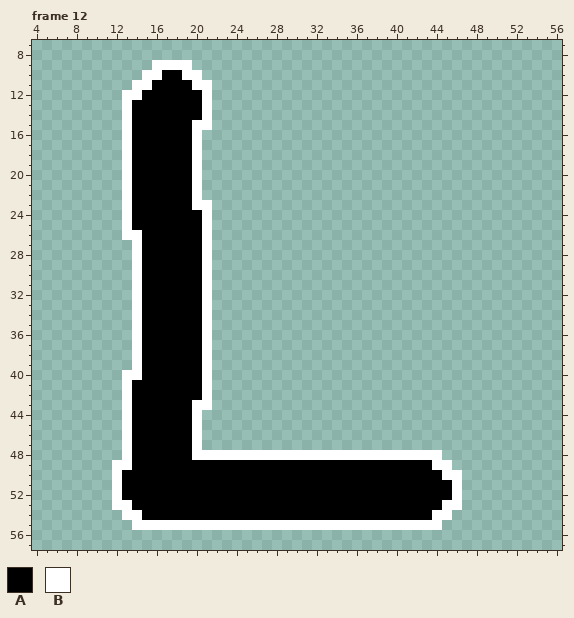
Edited in one commit: pixel-art file (LanturnGame/Resources/abc.aseprite). Above is the file before it was changed.
64x64 pixels, 26 frames. Shown: frame 12: x 4..56, y 7..57. The commit also changed other frames, which this record leaves out.
Palette (. is transparent): A #000000  B #ffffff
Pixels before, frame 12 (only the part around the change), first column x 4:
 7 .....................................................
 8 .....................................................
 9 ............BBBB.....................................
10 ...........BBAABB....................................
11 ..........BBAAAABB...................................
12 .........BBAAAAAAB...................................
13 .........BAAAAAAAB...................................
14 .........BAAAAAAAB...................................
15 .........BAAAAAABB...................................
16 .........BAAAAAAB....................................
17 .........BAAAAAAB....................................
18 .........BAAAAAAB....................................
19 .........BAAAAAAB....................................
20 .........BAAAAAAB....................................
21 .........BAAAAAAB....................................
22 .........BAAAAAAB....................................
23 .........BAAAAAABB...................................
24 .........BAAAAAAAB...................................
25 .........BAAAAAAAB...................................
26 .........BBAAAAAAB...................................
27 ..........BAAAAAAB...................................
28 ..........BAAAAAAB...................................
29 ..........BAAAAAAB...................................
30 ..........BAAAAAAB...................................
31 ..........BAAAAAAB...................................
32 ..........BAAAAAAB...................................
33 ..........BAAAAAAB...................................
34 ..........BAAAAAAB...................................
35 ..........BAAAAAAB...................................
36 ..........BAAAAAAB...................................
37 ..........BAAAAAAB...................................
38 ..........BAAAAAAB...................................
39 ..........BAAAAAAB...................................
40 .........BBAAAAAAB...................................
41 .........BAAAAAAAB...................................
42 .........BAAAAAAAB...................................
43 .........BAAAAAABB...................................
44 .........BAAAAAAB....................................
45 .........BAAAAAAB....................................
46 .........BAAAAAAB....................................
47 .........BAAAAAAB....................................
48 .........BAAAAAABBBBBBBBBBBBBBBBBBBBBBBBB............
49 ........BBAAAAAAAAAAAAAAAAAAAAAAAAAAAAAABB...........
50 ........BAAAAAAAAAAAAAAAAAAAAAAAAAAAAAAAABB..........
51 ........BAAAAAAAAAAAAAAAAAAAAAAAAAAAAAAAAAB..........
52 ........BAAAAAAAAAAAAAAAAAAAAAAAAAAAAAAAAAB..........
53 ........BBAAAAAAAAAAAAAAAAAAAAAAAAAAAAAAABB..........
54 .........BBAAAAAAAAAAAAAAAAAAAAAAAAAAAAABB...........
55 ..........BBBBBBBBBBBBBBBBBBBBBBBBBBBBBBB............
56 .....................................................
57 .....................................................
After:
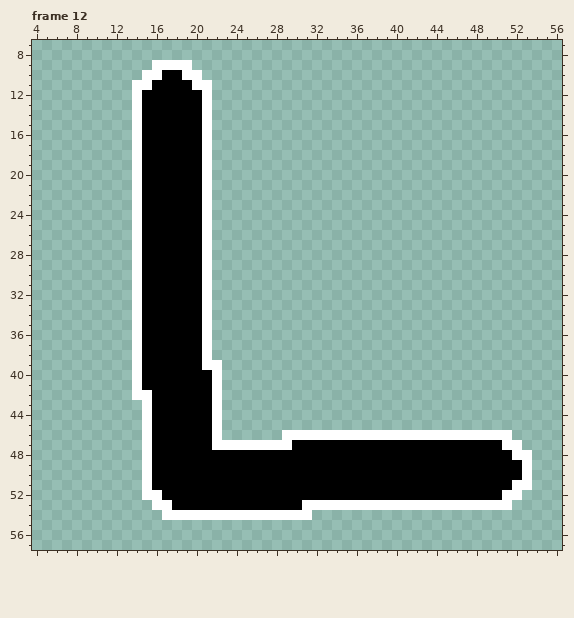
From old to new:
{"where": "frame 12"}
{"frame":12,"y":12,"x":13,"old":"B","new":"."}
{"frame":12,"y":13,"x":13,"old":"BA","new":".B"}
{"frame":12,"y":14,"x":13,"old":"BA","new":".B"}
{"frame":12,"y":15,"x":13,"old":"BA","new":".B"}
{"frame":12,"y":15,"x":20,"old":"B","new":"A"}
{"frame":12,"y":16,"x":13,"old":"BA","new":".B"}
{"frame":12,"y":16,"x":20,"old":"B.","new":"AB"}
{"frame":12,"y":17,"x":13,"old":"BA","new":".B"}
{"frame":12,"y":17,"x":20,"old":"B.","new":"AB"}
{"frame":12,"y":18,"x":13,"old":"BA","new":".B"}
{"frame":12,"y":18,"x":20,"old":"B.","new":"AB"}
{"frame":12,"y":19,"x":13,"old":"BA","new":".B"}
{"frame":12,"y":19,"x":20,"old":"B.","new":"AB"}
{"frame":12,"y":20,"x":13,"old":"BA","new":".B"}
{"frame":12,"y":20,"x":20,"old":"B.","new":"AB"}
{"frame":12,"y":21,"x":13,"old":"BA","new":".B"}
{"frame":12,"y":21,"x":20,"old":"B.","new":"AB"}
{"frame":12,"y":22,"x":13,"old":"BA","new":".B"}
{"frame":12,"y":22,"x":20,"old":"B.","new":"AB"}
{"frame":12,"y":23,"x":13,"old":"BA","new":".B"}
{"frame":12,"y":23,"x":20,"old":"B","new":"A"}
{"frame":12,"y":24,"x":13,"old":"BA","new":".B"}
{"frame":12,"y":25,"x":13,"old":"BA","new":".B"}
{"frame":12,"y":26,"x":13,"old":"B","new":"."}
{"frame":12,"y":39,"x":22,"old":".","new":"B"}
{"frame":12,"y":40,"x":13,"old":"B","new":"."}
{"frame":12,"y":40,"x":21,"old":"B.","new":"AB"}
{"frame":12,"y":41,"x":13,"old":"BA","new":".B"}
{"frame":12,"y":41,"x":21,"old":"B.","new":"AB"}
{"frame":12,"y":42,"x":13,"old":"BAA","new":".BB"}
{"frame":12,"y":42,"x":21,"old":"B.","new":"AB"}
{"frame":12,"y":43,"x":13,"old":"BAA","new":"..B"}
{"frame":12,"y":43,"x":20,"old":"BB.","new":"AAB"}
{"frame":12,"y":44,"x":13,"old":"BAA","new":"..B"}
{"frame":12,"y":44,"x":20,"old":"B..","new":"AAB"}
{"frame":12,"y":45,"x":13,"old":"BAA","new":"..B"}
{"frame":12,"y":45,"x":20,"old":"B..","new":"AAB"}
{"frame":12,"y":46,"x":13,"old":"BAA","new":"..B"}
{"frame":12,"y":46,"x":20,"old":"B..","new":"AAB"}
{"frame":12,"y":46,"x":29,"old":".......................","new":"BBBBBBBBBBBBBBBBBBBBBBB"}
{"frame":12,"y":47,"x":13,"old":"BAA","new":"..B"}
{"frame":12,"y":47,"x":20,"old":"B................................","new":"AABBBBBBBBAAAAAAAAAAAAAAAAAAAAABB"}
{"frame":12,"y":48,"x":13,"old":"BAA","new":"..B"}
{"frame":12,"y":48,"x":20,"old":"BBBBBBBBBBBBBBBBBBBBBBBBB.........","new":"AAAAAAAAAAAAAAAAAAAAAAAAAAAAAAAABB"}
{"frame":12,"y":49,"x":12,"old":"BBAA","new":"...B"}
{"frame":12,"y":49,"x":44,"old":"BB........","new":"AAAAAAAAAB"}
{"frame":12,"y":50,"x":12,"old":"BAAA","new":"...B"}
{"frame":12,"y":50,"x":45,"old":"BB.......","new":"AAAAAAAAB"}
{"frame":12,"y":51,"x":12,"old":"BAAA","new":"...B"}
{"frame":12,"y":51,"x":46,"old":"B.......","new":"AAAAAABB"}
{"frame":12,"y":52,"x":12,"old":"BAAAA","new":"...BB"}
{"frame":12,"y":52,"x":46,"old":"B......","new":"AAAAABB"}
{"frame":12,"y":53,"x":12,"old":"BBAAAA","new":"....BB"}
{"frame":12,"y":53,"x":31,"old":"AAAAAAAAAAAAAA","new":"BBBBBBBBBBBBBB"}
{"frame":12,"y":53,"x":47,"old":".....","new":"BBBBB"}
{"frame":12,"y":54,"x":13,"old":"BBAAAAAAAAAAAAAAAAAAAAAAAAAAAAABB","new":"....BBBBBBBBBBBBBBB.............."}
{"frame":12,"y":55,"x":14,"old":"BBBBBBBBBBBBBBBBBBBBBBBBBBBBBBB","new":"..............................."}
{"label":"changed","picture_box":[122,90,142,240]}
{"label":"changed","picture_box":[192,120,212,210]}
{"label":"changed","picture_box":[112,360,532,530]}
